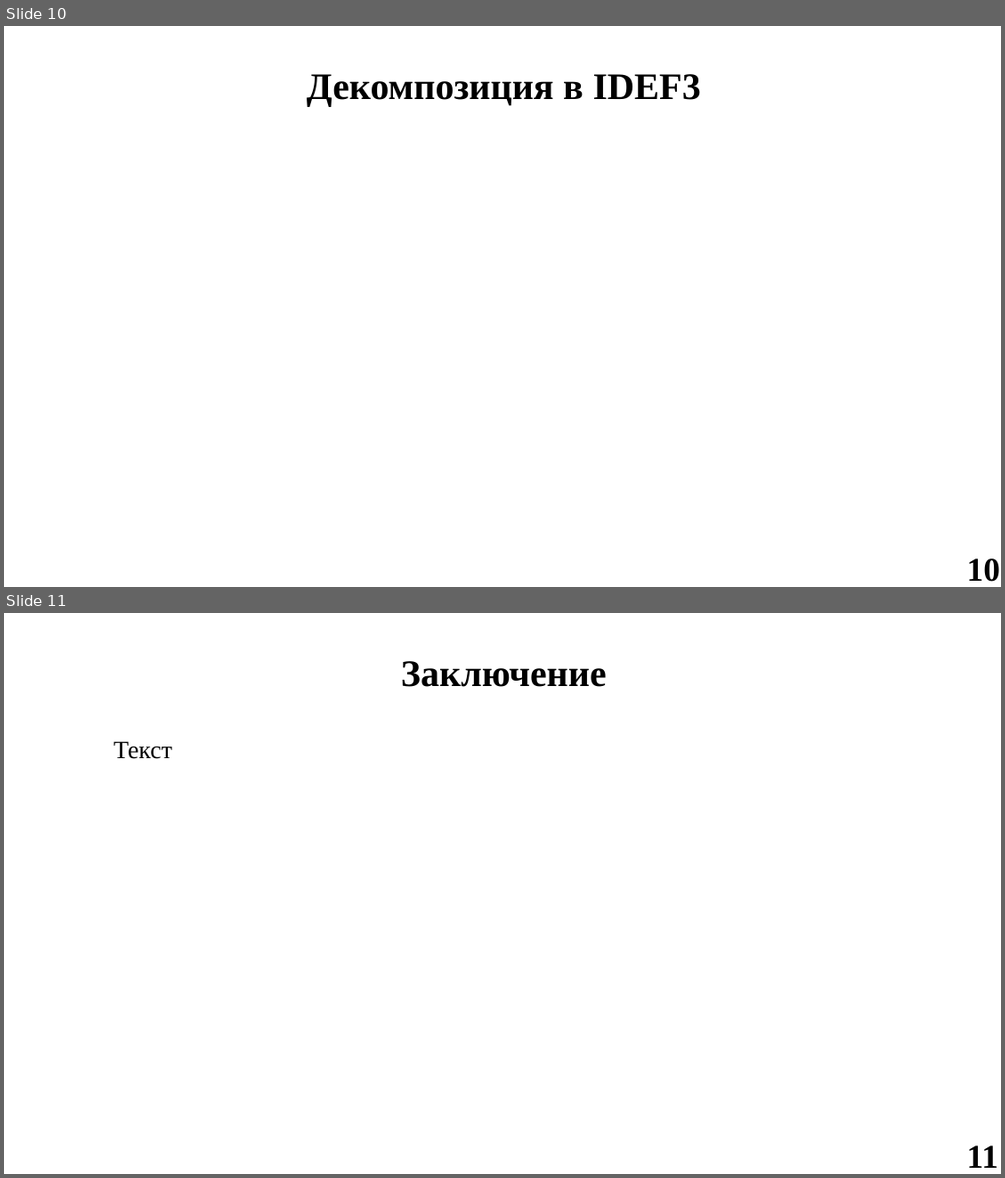
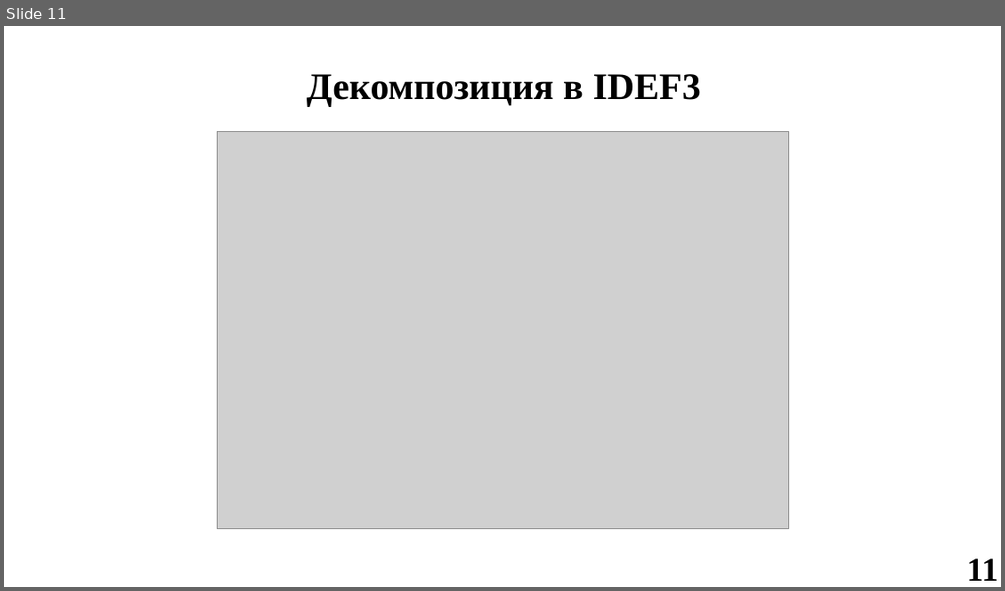
Before and after one commit to sa1kri/DFD, a slide deck: Образец.pptx. Shown one above the other, each under a label of ours: slides 10 and 11 before the commit, slide 11 after it. The pictures are 1005x1178 and 1005x591 pixels, drawn with LibreOffice and Linux fonts; fonts in the diff are those of the drawing; grey boxes stand for pictures; background and template pictures are left out. Boxes give left, top, right and bottom in pixels: in the first picture for what was removed or moved away, otherwise in the second. Text is boxed around its words. In the diff, an @@ line names an element or a change of style, - is before the commit and + after.

```diff
--- a/Образец.pptx
+++ b/Образец.pptx
@@ slide 11 removed at [4, 613, 1001, 1174], background picture (left out) @@
@@ text removed at [401, 661, 607, 687] @@
-Заключение
@@ text removed at [113, 741, 172, 759] @@
-Текст
@@ text removed at [967, 1145, 998, 1167] @@
-11
@@ what was slide 10 is now slide 11 @@
@@ slide 11 changed as well @@
@@ picture added at [217, 131, 788, 529] @@
@@ text at [967, 558, 998, 580]: text changed @@
-10
+11
```
Also in this commit, not shown: 9 other slides changed, 2 slides added, 1 other file.
